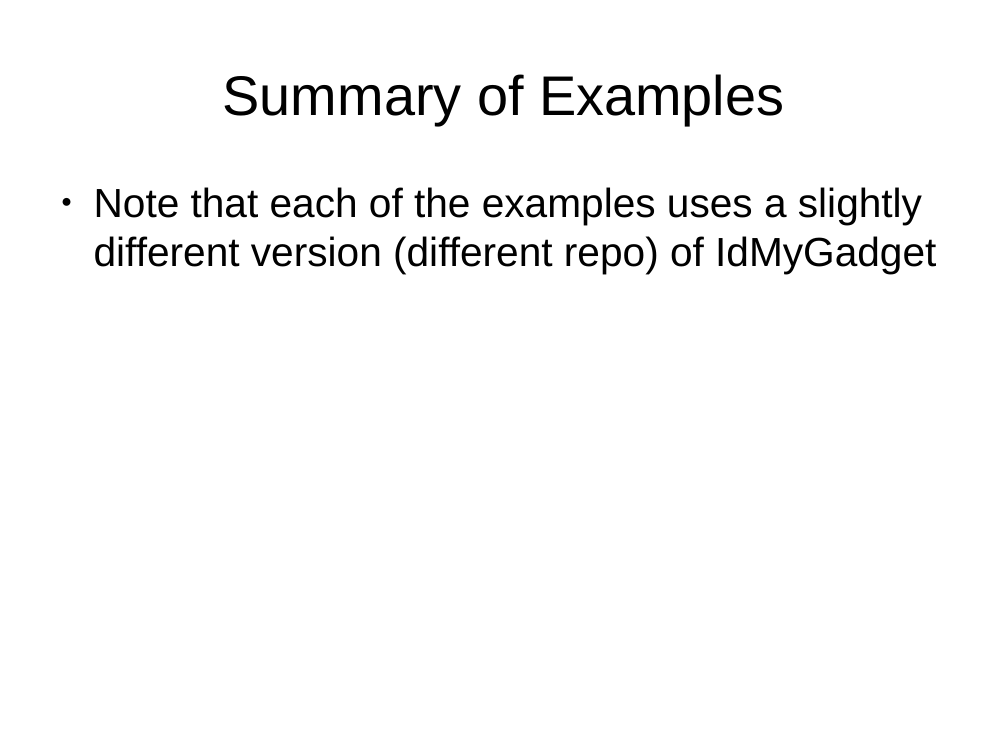
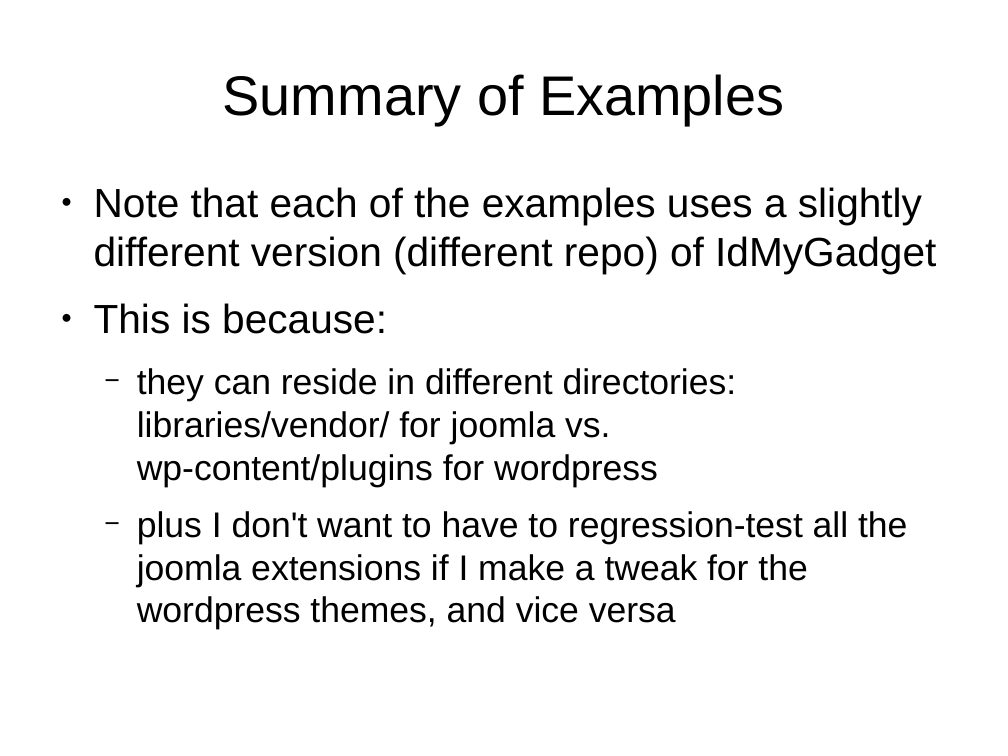
Before and after one commit to tomwhartung/jmws_accoutrements, a slide deck: slide 17 of presentations/2015_08-FRPUG/Device_Detection_PHP.odp (slide 14 before the commit). Drawn at 1008x756 pixels with LibreOffice and Linux fonts; fonts in the diff are those of the drawing. Boxes give left, top, right and bottom in pixels: in the first picture for what was removed or moved away, otherwise in the second. Text is boxed around its words. In the diff, an @@ line names an element or a change of style, - is before the commit and + after.

```diff
--- a/presentations/2015_08-FRPUG/Device_Detection_PHP.odp
+++ b/presentations/2015_08-FRPUG/Device_Detection_PHP.odp
@@ text at <box>94,303,907,630</box>: paragraphs added @@
+● This is because:
+  − they can reside in different directories:
+    libraries/vendor/ for joomla vs.
+    wp-content/plugins for wordpress
+  − plus I don't want to have to regression-test all the joomla extensions if I make a tweak for the wordpress themes, and vice versa
```
Also in this commit, not shown: 3 slides added.
